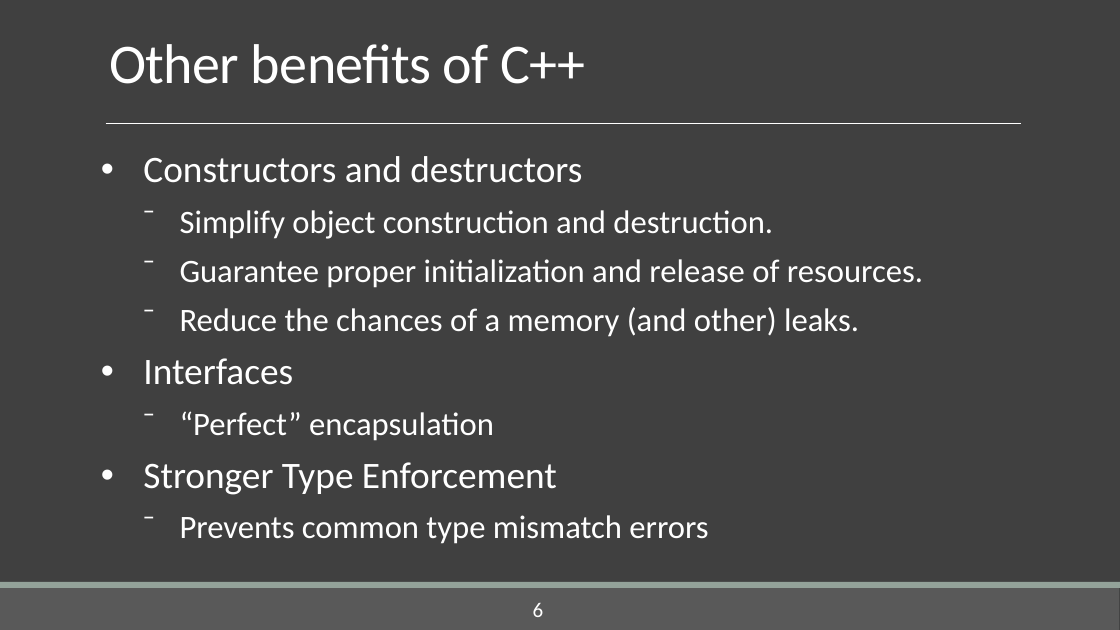
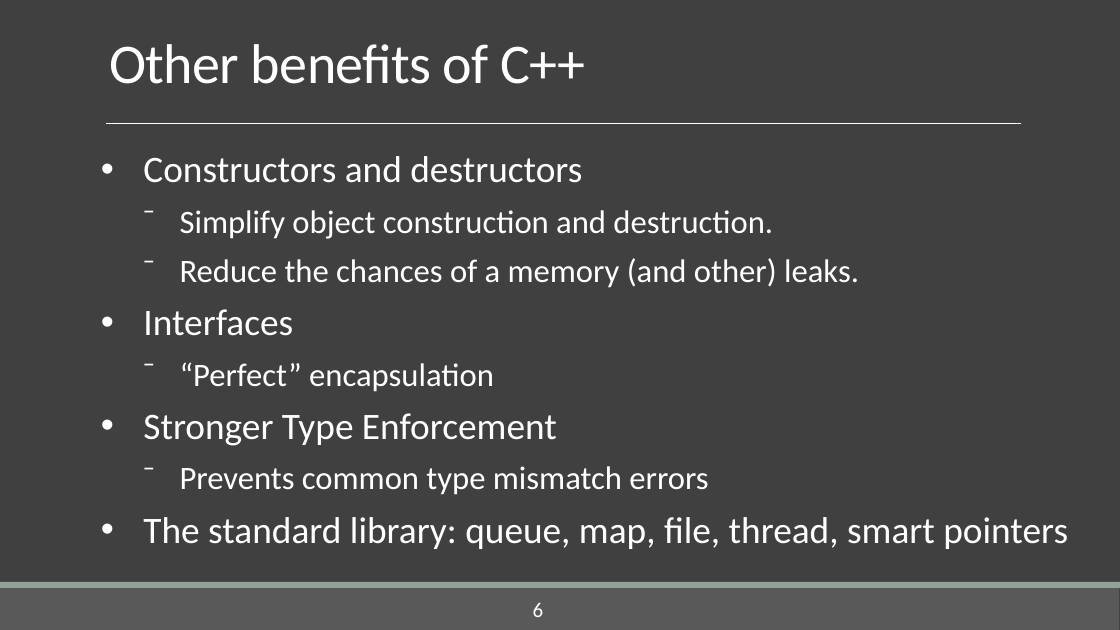
Before and after one commit to codeprecise/a-gentle-introduction-to-cpp, a slide deck: slide 6 of A Gentle Introduction to C++.pptx. Drawn at 1120x630 pixels with LibreOffice and Linux fonts; fonts in the diff are those of the drawing. Boxes give left, top, right and bottom in pixels: in the first picture for what was removed or moved away, otherwise in the second. Text is boxed around its words. In the diff, an @@ line names an element or a change of style, - is before the commit and + after.

Commit message:
presentation update

```diff
--- a/A Gentle Introduction to C++.pptx
+++ b/A Gentle Introduction to C++.pptx
@@ text at [180, 259, 923, 288]: paragraph removed @@
-  ⁻ Guarantee proper initialization and release of resources.
@@ text at [143, 517, 1068, 549]: paragraph added @@
+• The standard library: queue, map, file, thread, smart pointers
```
Also in this commit, not shown: 1 other slide changed.
